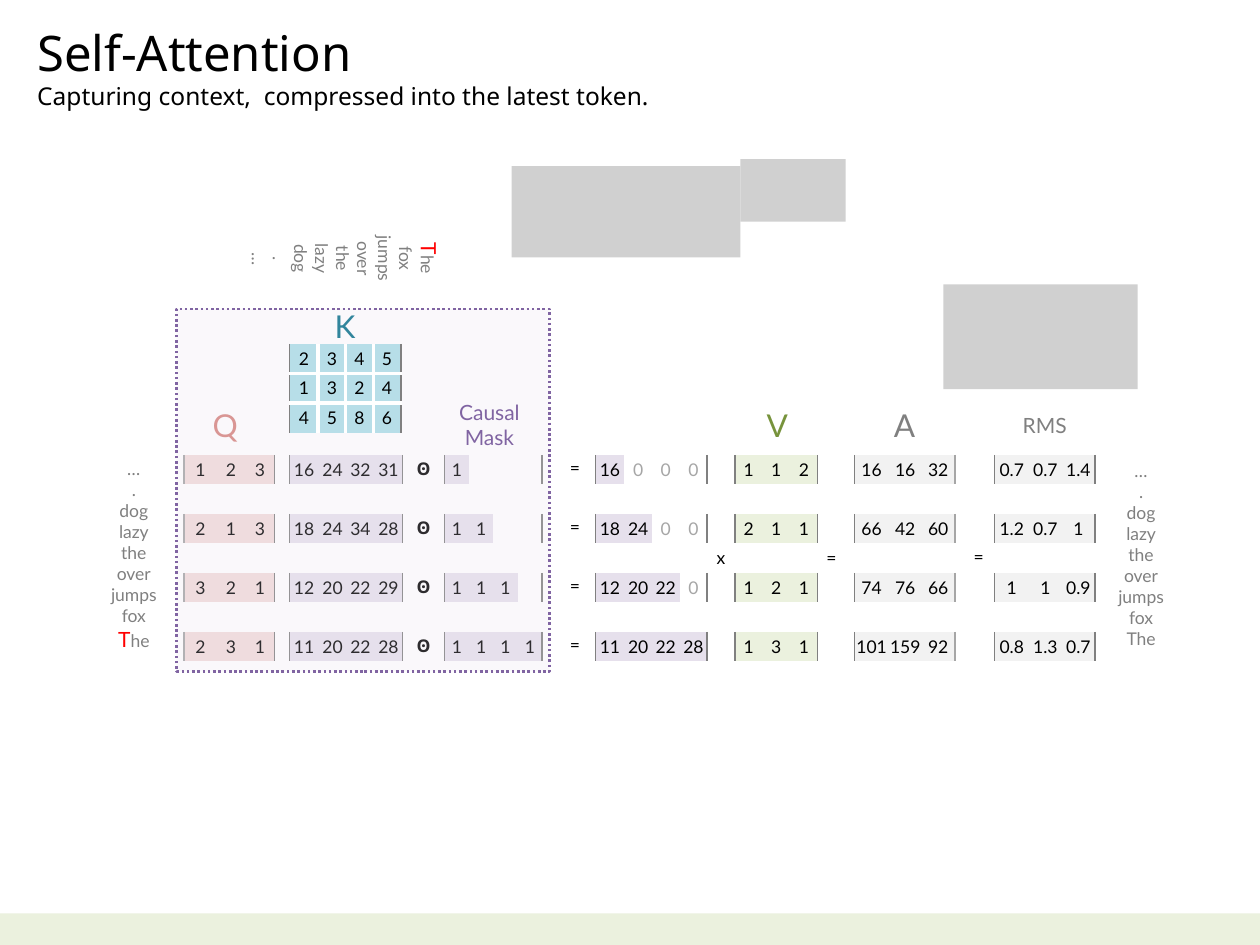
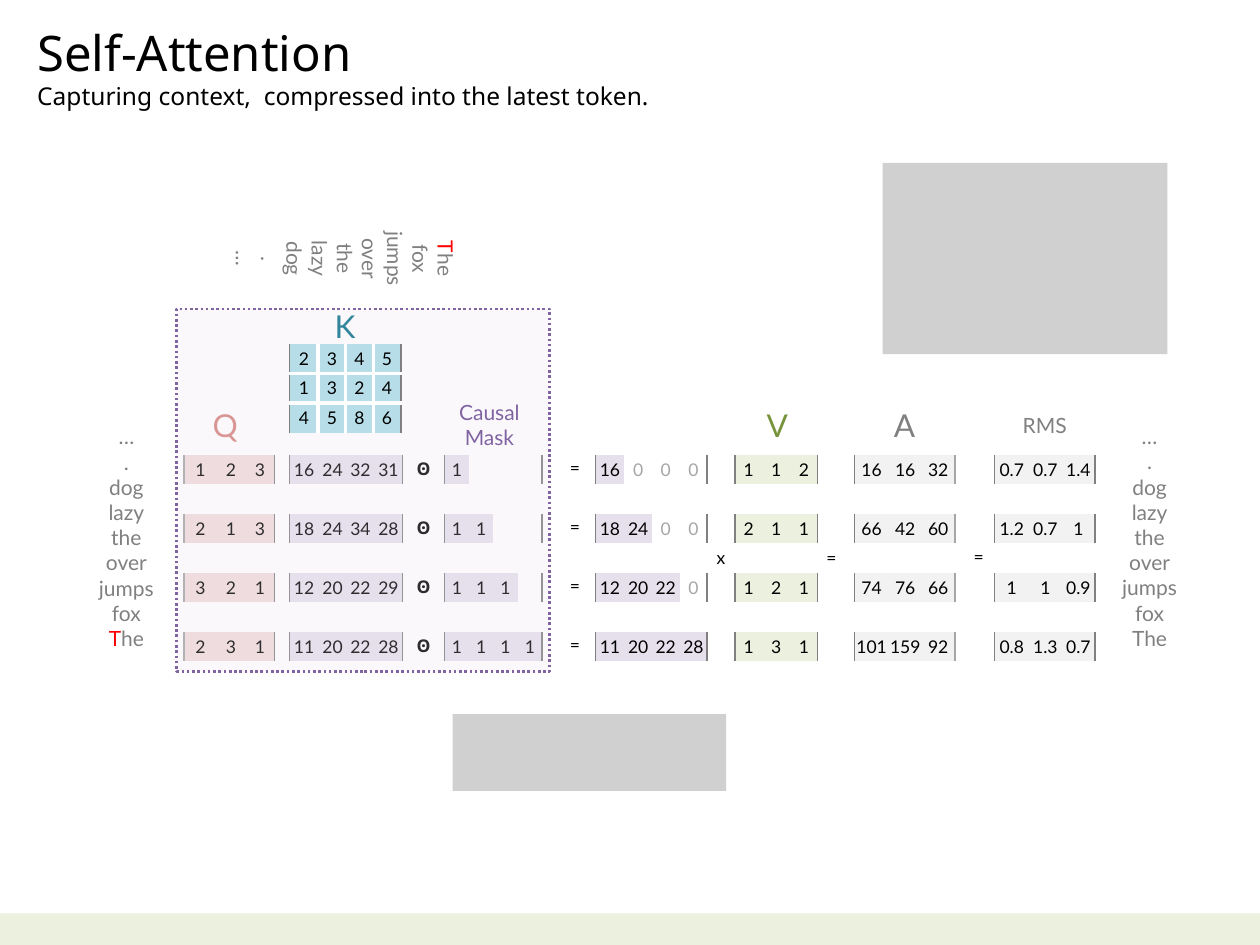
Before and after one commit to navibator/crazy-ai, a slide deck: slide 13 of ai-gemma.pptx (slide 11 before the commit). Drawn at 1260x945 pixels with LibreOffice and Linux fonts; fonts in the diff are those of the drawing; grey boxes stand for pictures. Boxes give left, top, right and bottom in pixels: in the first picture for what was removed or moved away, otherwise in the second. Text is boxed around its words. In the diff, an @@ line names an element or a change of style, - is before the commit and + after.

```diff
--- a/ai-gemma.pptx
+++ b/ai-gemma.pptx
@@ picture removed at (512,166,741,257) @@
@@ picture removed at (741,159,847,222) @@
@@ picture: place and size @@
-picture at (944,285,1138,389)
+picture at (883,163,1168,354)
@@ text "…": place and size @@
-text "…" at (111,504,157,622)
+text "…" at (99,479,154,646)
@@ size 10 to 12 pt in 3 elements at (282,237,458,284), (99,479,154,646), (1122,479,1177,646) @@
@@ text "…": place and size @@
-text "…" at (1118,506,1164,645)
+text "…" at (1122,479,1177,646)
@@ picture added at (452,714,726,791) @@
```
Also in this commit, not shown: 5 other slides changed, 2 slides added, 3 slides removed.
